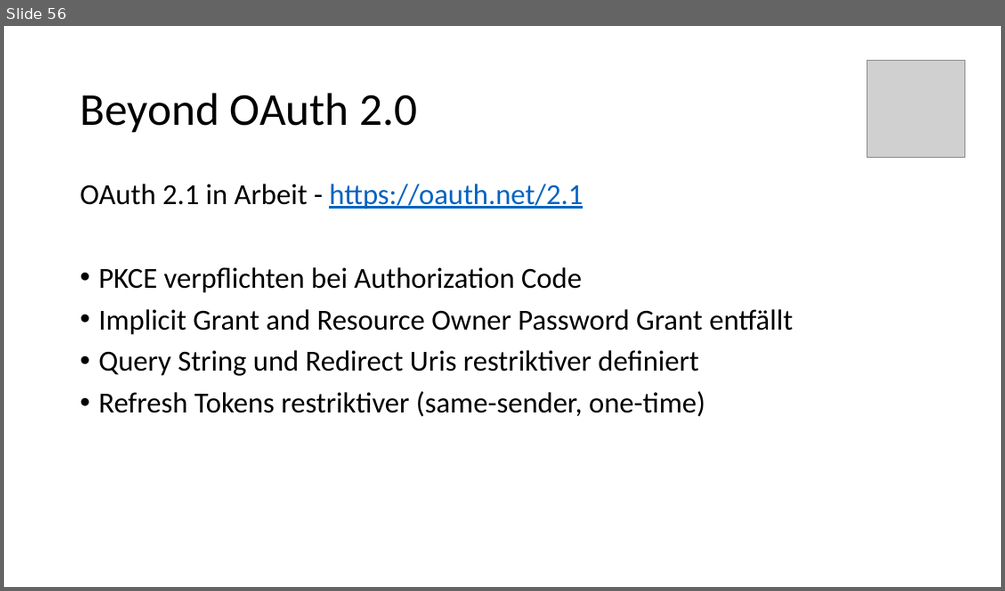
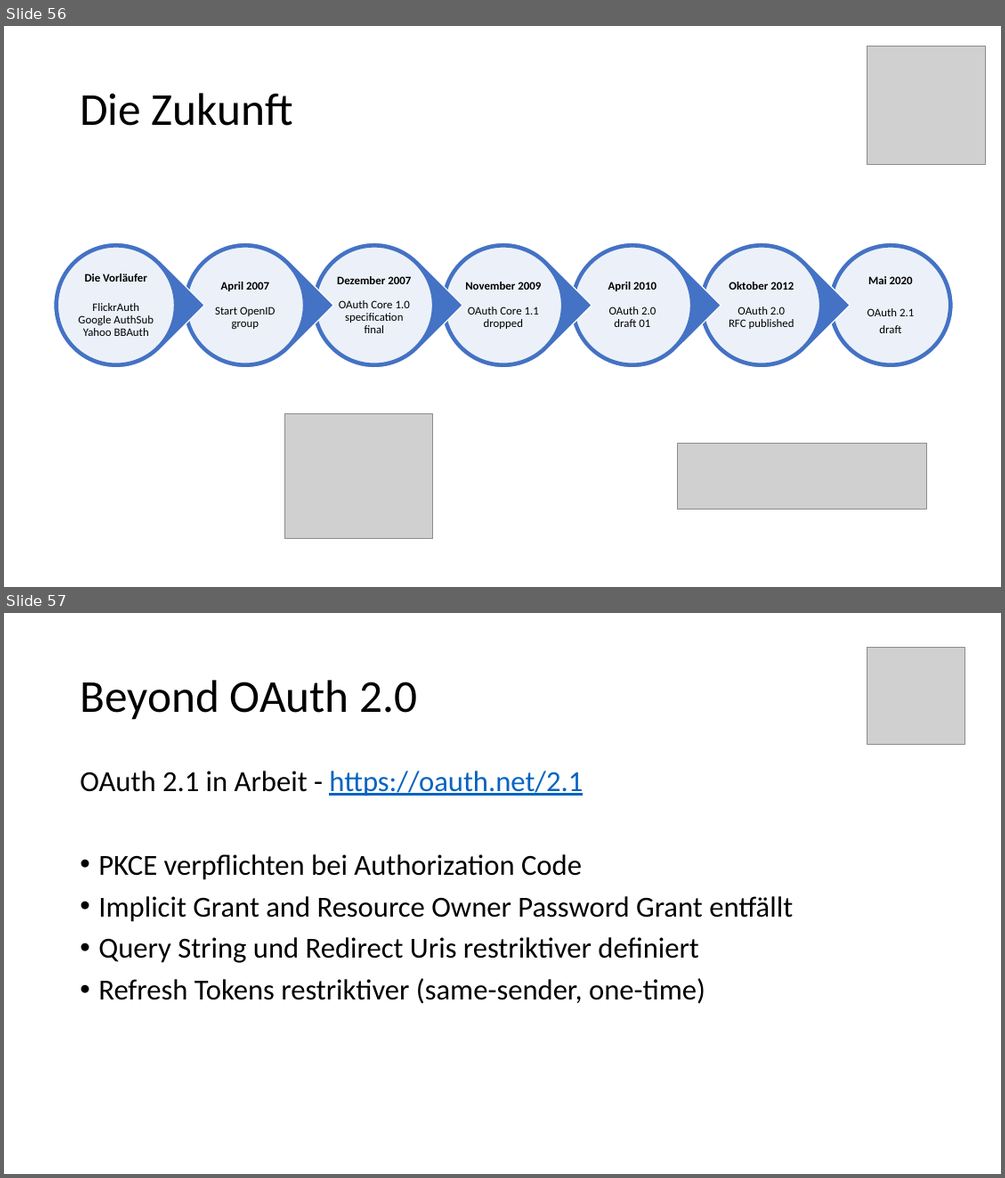
Before and after one commit to danielwagn3r/openid-workshop, a slide deck: OpenID Connect und OAuth.pptx. Shown one above the other, each under a label of ours: slide 56 before the commit, slides 56 and 57 after it. The pictures are 1005x591 and 1005x1178 pixels, drawn with LibreOffice and Linux fonts; fonts in the diff are those of the drawing; grey boxes stand for pictures. Boxes give left, top, right and bottom in pixels: in the first picture for what was removed or moved away, otherwise in the second. Text is boxed around its words. In the diff, an @@ line names an element or a change of style, - is before the commit and + after.

```diff
--- a/OpenID Connect und OAuth.pptx
+++ b/OpenID Connect und OAuth.pptx
@@ slide 56 added at [4, 26, 1001, 587], background #FFFFFF @@
@@ picture added at [867, 46, 985, 164] @@
@@ title added at [80, 93, 293, 126], 44 pt, text #000000 @@
+Die Zukunft
@@ group added at [27, 217, 953, 394]: 8 ellipses, 7 texts, 6 teardrops @@
+Mai 2020
+OAuth 2.1
+draft
+Oktober 2012
+OAuth 2.0
+RFC published
+April 2010
+OAuth 2.0
+draft 01
+November 2009
+OAuth Core 1.1 dropped
+Dezember 2007
+OAuth Core 1.0 specification final
+April 2007
+Start OpenID group
+Die Vorläufer
+FlickrAuth
+Google AuthSub
+Yahoo BBAuth
@@ picture added at [284, 414, 433, 539] @@
@@ picture added at [677, 443, 926, 509] @@
@@ what was slide 56 is now slide 57 @@
```
Also in this commit, not shown: 3 slides changed, 1 other slide added, 1 slide removed.
